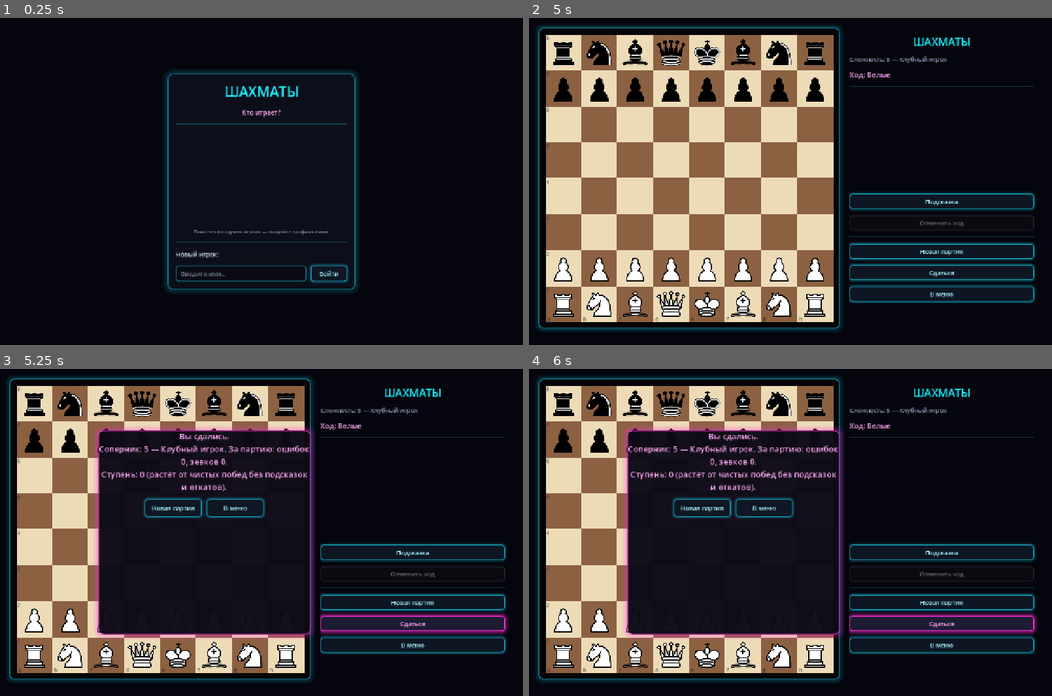
Above: before the commit, frames 1-4 (two rows, left to right).
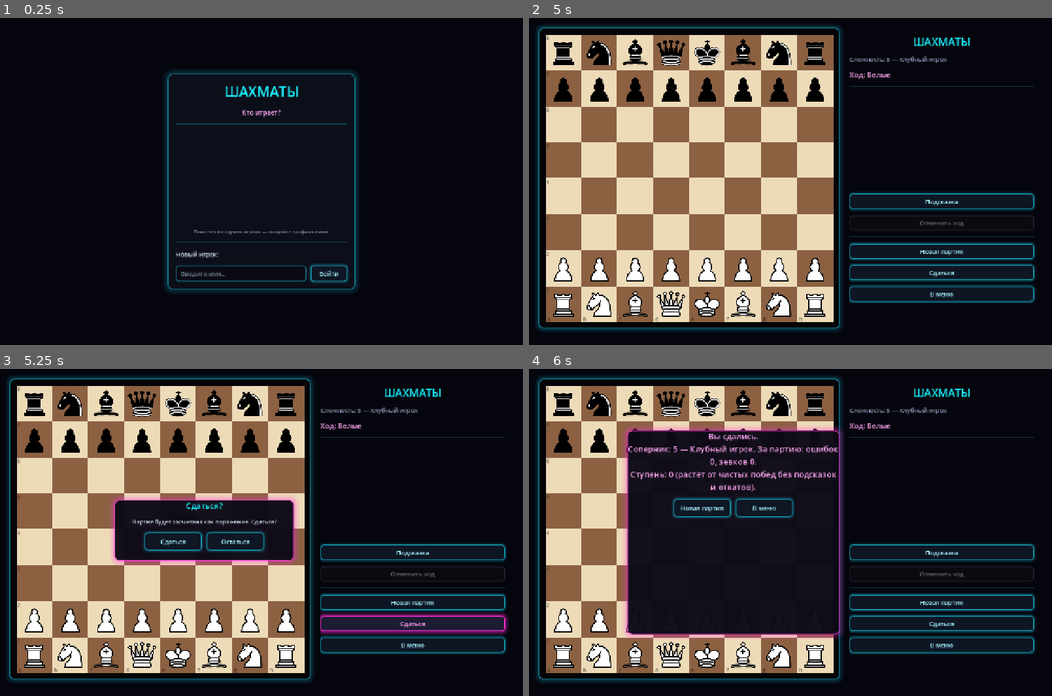
Above: after the commit, the same moments.

Repository: gish4ik1985-crypto/chess-off
Game: Godot game, scene res://scenes/Login.tscn
Same seed, same stepped clock (60 frames per second), same inputs: the game is played once before the commit and once after it.
Inputs (mouse positions are in pixels of both pictures, inside the frame that each line leads up to):
- Up to frame 1 (0.25 s): no input
- Up to frame 2 (5 s): click (769, 273) at 0.52 s; type "Alex" at 0.6 s; click "Войти" at 1.25 s; click "Сменить игрока" at 2 s; click "Войти" at 2.75 s; click "Играть ▸" at 3.5 s; click "Быстрая игра" at 4.25 s
- Up to frame 3 (5.25 s): click "Сдаться" at 5 s
- Up to frame 4 (6 s): click "Сдаться" at 5.75 s

Frames 1-2 are identical in both runs. In frame 3, 21% of the frame differs, in the area x 18-61%, y 17-83%; in frame 4, 1.1%.

Commit message:
Волна 0: безопасность профиля, подтверждения, изоляция тестов
- Профиль пишется атомарно (tmp + .bak), нечитаемый не затирается пустым
- Удаление игрока с подтверждением и в _deleted/
- run_tests.ps1 гоняет проверки в песочнице APPDATA, живые профили не трогает
- Турнирные партии попадают в архив соперника
- Подтверждение для «Сдаться» и «Начать заново»
- Горячие сохранения отложены (не чаще раза в секунду)

Co-Authored-By: Claude Sonnet 5.5 <noreply@anthropic.com>

Diff:
--- a/scripts/Board.gd
+++ b/scripts/Board.gd
@@ -75,6 +75,7 @@
 # «Помощь» в этой партии: подсказки и откаты ходов. Партия с помощью — не показатель силы игрока,
 # поэтому в рейтинг она не идёт (в турнирах подсказок и откатов нет вовсе).
 var help_hints := 0
+var _leave_defaults: Dictionary = {} # исходные тексты панели подтверждения
 var help_undos := 0
 var partner_ai: ChessAI
 var opp_ai_a: ChessAI
@@ -576,6 +577,10 @@
 		elif score >= 0.0 and score < 0.5:
 			sound_fx.play_result(false)
 	clock_running = false
+	# архив соперника — до турнирной ветки: она возвращается раньше, а состояние
+	# турнира (кто соперник) после finish_*_round может уже не найтись
+	if score >= 0.0:
+		_archive_bot_game(score)
 	if score >= 0.0 and not tournament.is_empty():
 		var practice = tournament.get("practice", false)
 		var state: Dictionary
@@ -613,8 +618,6 @@
 		if replay_button != null:
 			replay_button.visible = false # the round is already scored — no replays
 		return
-	if score >= 0.0:
-		_archive_bot_game(score)
 	if score >= 0.0:
 		# road (incl. replayed stops) and school are training modes with
 		# controlled/repeatable opponents — they must not feed the main
@@ -1588,9 +1591,16 @@
 func _on_resign_pressed() -> void:
 	if game_over or pending_promotion != null:
 		return
-	_show_game_over("Вы сдались.", 0.0)
+	_ask_confirm("resign", "Сдаться?", "Партия будет засчитана как поражение. Сдаться?", "Сдаться")
 
 func _on_restart_pressed() -> void:
+	# пустую партию стирать не жалко — спрашиваем, только если уже были ходы
+	if game_over or move_coords.is_empty():
+		_do_restart()
+		return
+	_ask_confirm("restart", "Начать заново?", "Текущая партия будет потеряна без результата. Начать заново?", "Начать заново")
+
+func _do_restart() -> void:
 	Profile.clear_game_state()
 	get_tree().reload_current_scene()
 
@@ -1627,11 +1637,39 @@
 	if game_over:
 		_do_leave(target)
 		return
+	_ask_confirm(target)
+
+# Одна панель подтверждения на все опасные действия (выход, «Сдаться», «Заново»).
+# Тексты по умолчанию запоминаем при первом показе — турнирный режим подменяет вопрос заранее.
+func _ask_confirm(target: String, title: String = "", question: String = "", yes_text: String = "") -> void:
+	var t_lbl = get_node_or_null("UI/LeavePanel/VBox/TitleLabel")
+	var q_lbl = get_node_or_null("UI/LeavePanel/VBox/QuestionLabel")
+	var y_btn = get_node_or_null("UI/LeavePanel/VBox/HBox/LeaveButton")
+	if _leave_defaults.is_empty():
+		_leave_defaults = {
+			"title": t_lbl.text if t_lbl != null else "",
+			"question": q_lbl.text if q_lbl != null else "",
+			"yes": y_btn.text if y_btn != null else "",
+		}
+	if t_lbl != null:
+		t_lbl.text = title if title != "" else _leave_defaults.title
+	if q_lbl != null:
+		q_lbl.text = question if question != "" else _leave_defaults.question
+	if y_btn != null:
+		y_btn.text = yes_text if yes_text != "" else _leave_defaults.yes
 	pending_leave_target = target
 	leave_panel.visible = true
 
 func _on_leave_confirmed() -> void:
-	_do_leave(pending_leave_target)
+	match pending_leave_target:
+		"resign":
+			leave_panel.visible = false
+			if not game_over:
+				_show_game_over("Вы сдались.", 0.0)
+		"restart":
+			_do_restart()
+		_:
+			_do_leave(pending_leave_target)
 
 func _on_leave_cancel() -> void:
 	leave_panel.visible = false
--- a/scripts/Login.gd
+++ b/scripts/Login.gd
@@ -73,8 +73,18 @@
 	get_tree().change_scene_to_file("res://scenes/Menu.tscn")
 
 func _delete(name: String) -> void:
-	Profile.delete_user(name)
-	_refresh_list()
+	var dlg := ConfirmationDialog.new()
+	dlg.title = "Удалить игрока?"
+	dlg.dialog_text = "Удалить игрока «%s»?\nПрофиль уберётся из списка. Копия сохранится в папке _deleted." % name
+	dlg.ok_button_text = "Удалить"
+	dlg.cancel_button_text = "Отмена"
+	dlg.confirmed.connect(func():
+		Profile.delete_user(name)
+		_refresh_list())
+	dlg.canceled.connect(dlg.queue_free)
+	dlg.confirmed.connect(dlg.queue_free)
+	add_child(dlg)
+	dlg.popup_centered()
 
 func _on_create_pressed() -> void:
 	var name = name_edit.text.strip_edges()
--- a/scripts/Profile.gd
+++ b/scripts/Profile.gd
@@ -19,6 +19,10 @@
 	1040, 1150, 1170, 1300, 1380, 1400, 1420, 1440, 1480, 1510,
 	1515, 1590, 1660, 1690, 1720,
 ]
+const SAVE_VERSION := 1
+const SAVE_DELAY := 1.0 # секунд между отложенными записями (request_save)
+var _save_pending := false
+var _load_failed := false # профиль не прочитался — не перезаписываем его пустым
 const MAX_GAME_SWING := 100.0
 const FARM_MARGIN := 200.0
 const LEVEL_RD := 60.0 # the AI's own strength is considered well-known/stable
@@ -240,7 +244,10 @@
 	var key = sanitize_key(name)
 	var path = USERS_DIR + key + ".cfg"
 	if FileAccess.file_exists(path):
-		DirAccess.remove_absolute(path)
+		# мягкое удаление: файл уходит в _deleted/, а не стирается насовсем
+		DirAccess.make_dir_recursive_absolute(USERS_DIR + "_deleted")
+		var stamp := Time.get_datetime_string_from_system().replace(":", "-")
+		DirAccess.rename_absolute(path, USERS_DIR + "_deleted/" + key + "_" + stamp + ".cfg")
 	if current_user == key:
 		current_user = ""
 		display_name = ""
@@ -377,7 +384,24 @@
 
 func save_game_state(state: Dictionary) -> void:
 	game_state = state
-	save_profile()
+	request_save()
+
+# Отложенное сохранение для «горячих» мест (каждый ход): не чаще раза в секунду.
+# Настоящая запись — save_profile(); принудительно она идёт при выходе и сворачивании.
+func request_save() -> void:
+	if _save_pending or current_user == "":
+		return
+	_save_pending = true
+	get_tree().create_timer(SAVE_DELAY).timeout.connect(func():
+		if _save_pending:
+			save_profile())
+
+func _notification(what: int) -> void:
+	var leaving: bool = what == NOTIFICATION_WM_CLOSE_REQUEST or what == NOTIFICATION_APPLICATION_PAUSED \
+			or what == NOTIFICATION_APPLICATION_FOCUS_OUT
+	if leaving:
+		if _save_pending:
+			save_profile()
 
 func clear_game_state() -> void:
 	if game_state.is_empty():
@@ -1155,7 +1179,7 @@
 	if move_good >= 50:
 		_unlock("moves_good_50")
 	_check_achievements()
-	save_profile()
+	request_save()
 
 func move_quality_total() -> int:
 	return move_good + move_inaccuracy + move_mistake + move_blunder
@@ -1431,8 +1455,9 @@
 	return nm
 
 func save_profile() -> void:
-	if current_user == "":
-		return
+	_save_pending = false
+	if current_user == "" or _load_failed:
+		return # не затираем профиль, который не удалось прочитать
 	_update_daily_snapshot()
 	var cfg = ConfigFile.new()
 	cfg.set_value("meta", "display_name", display_name)
@@ -1490,15 +1515,36 @@
 	cfg.set_value("session", "game_state", game_state)
 	cfg.set_value("session", "puzzle_state", puzzle_state)
 	cfg.set_value("meta", "last_played_unix", Time.get_unix_time_from_system())
-	cfg.save(USERS_DIR + current_user + ".cfg")
+	cfg.set_value("meta", "save_version", SAVE_VERSION)
+	var path := USERS_DIR + current_user + ".cfg"
+	var tmp := path + ".tmp"
+	# пишем во временный файл и подменяем только после успеха: обрыв записи
+	# не должен оставить половину профиля
+	if cfg.save(tmp) != OK:
+		push_error("Не удалось записать профиль: " + tmp)
+		return
+	if FileAccess.file_exists(path):
+		DirAccess.copy_absolute(path, path + ".bak")
+	if DirAccess.rename_absolute(tmp, path) != OK:
+		push_error("Не удалось заменить профиль: " + path)
 
 func load_profile() -> void:
 	if current_user == "":
 		return
 	var cfg = ConfigFile.new()
-	var err = cfg.load(USERS_DIR + current_user + ".cfg")
+	var path := USERS_DIR + current_user + ".cfg"
+	_load_failed = false
+	var err = cfg.load(path)
 	if err != OK:
-		return
+		if not FileAccess.file_exists(path):
+			return # новый игрок — читать нечего
+		# файл есть, но не читается: пробуем предыдущую копию
+		cfg = ConfigFile.new()
+		if cfg.load(path + ".bak") != OK:
+			_load_failed = true
+			push_error("Профиль повреждён и копии нет: " + path)
+			return
+		push_warning("Профиль повреждён, восстановлен из .bak: " + path)
 	display_name = cfg.get_value("meta", "display_name", display_name)
 	rating = cfg.get_value("rating", "value", Glicko2.DEFAULT_RATING)
 	rd = cfg.get_value("rating", "rd", Glicko2.DEFAULT_RD)
--- /dev/null
+++ b/scripts/tools/test_profile_safety.gd
@@ -0,0 +1,85 @@
+extends SceneTree
+
+# Сохранение профиля: атомарная запись, откат к .bak, запрет затирать нечитаемое.
+#   godot --headless -s res://scripts/tools/test_profile_safety.gd
+# Работает только с собственным игроком "zz_safety_test" и убирает за собой.
+
+const KEY := "zz_safety_test"
+var failures := 0
+
+func check(cond: bool, what: String) -> void:
+	if cond:
+		print("OK   ", what)
+	else:
+		failures += 1
+		print("FAIL ", what)
+
+func _write(path: String, text: String) -> void:
+	var f := FileAccess.open(path, FileAccess.WRITE)
+	f.store_string(text)
+	f.close()
+
+func _read(path: String) -> String:
+	return FileAccess.get_file_as_string(path)
+
+func _fresh():
+	var p = load("res://scripts/Profile.gd").new()
+	p.current_user = KEY
+	p.display_name = "Zz"
+	return p
+
+func _init() -> void:
+	var dir: String = load("res://scripts/Profile.gd").USERS_DIR
+	DirAccess.make_dir_recursive_absolute(dir)
+	var path: String = dir + KEY + ".cfg"
+
+	var p = _fresh()
+	p.games_played = 7
+	p.save_profile()
+	check(FileAccess.file_exists(path), "профиль записан")
+	check(not FileAccess.file_exists(path + ".tmp"), "временного файла не осталось")
+	p.games_played = 8
+	p.save_profile()
+	check(FileAccess.file_exists(path + ".bak"), "после второй записи есть .bak")
+
+	# обрыв записи: файл обрезан посреди словаря
+	_write(path, "[meta]\ndisplay_name=\"Zz\"\n[puzzles]\nsolved={\n\"1\": tru")
+	var p2 = _fresh()
+	p2.load_profile()
+	check(p2.games_played == 7, "обрезанный файл восстановлен из .bak (games_played=%d)" % p2.games_played)
+	check(not p2._load_failed, "после восстановления профиль не помечен сломанным")
+
+	# сломаны и файл, и копия
+	_write(path, "[stats]\ngames_played=")
+	_write(path + ".bak", "[stats\nmusor")
+	var p3 = _fresh()
+	p3.load_profile()
+	check(p3._load_failed, "нечитаемый профиль без копии помечен сломанным")
+	var before := _read(path)
+	p3.save_profile()
+	check(_read(path) == before, "нечитаемый профиль не затёрт пустым")
+
+	# новый игрок (файла нет) — не ошибка
+	DirAccess.remove_absolute(path)
+	DirAccess.remove_absolute(path + ".bak")
+	var p4 = _fresh()
+	p4.load_profile()
+	check(not p4._load_failed, "новый игрок не считается сломанным")
+	p4.save_profile()
+	check(FileAccess.file_exists(path), "новый игрок сохраняется")
+
+	# мягкое удаление
+	p4.delete_user(KEY)
+	check(not FileAccess.file_exists(path), "после удаления файла в списке нет")
+	var moved := 0
+	var d := DirAccess.open(dir + "_deleted")
+	if d != null:
+		for f in d.get_files():
+			if f.begins_with(KEY + "_"):
+				moved += 1
+				DirAccess.remove_absolute(dir + "_deleted/" + f)
+	check(moved == 1, "удалённый профиль лежит в _deleted/ (%d)" % moved)
+
+	DirAccess.remove_absolute(path + ".bak")
+	print("ИТОГО ошибок: %d" % failures)
+	quit(1 if failures > 0 else 0)
Not shown, changed: run_tests.ps1
